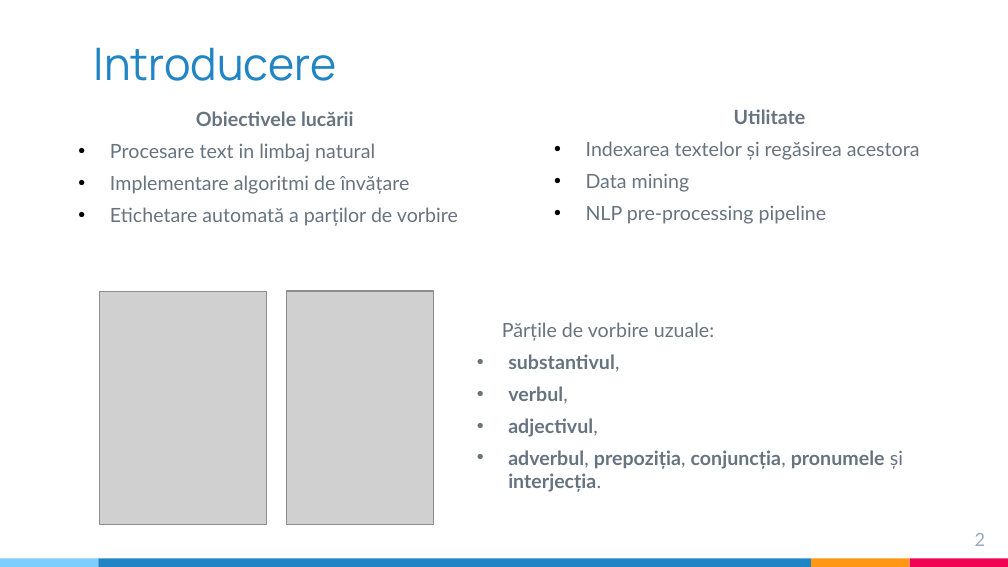
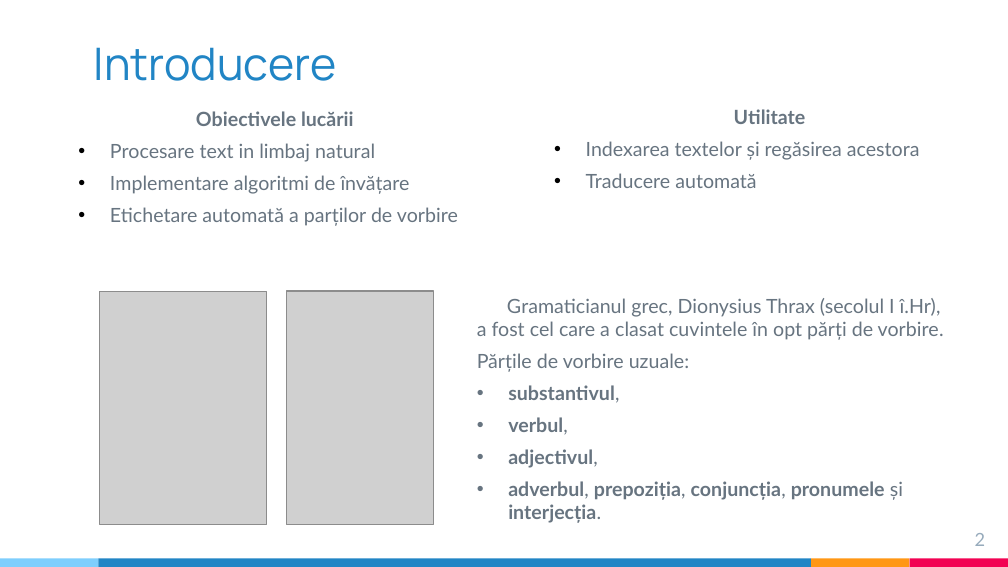
Before and after one commit to ST4NSB/part-of-speech-tagging, a slide deck: slide 2 of docs/pos_tagging_prezentare_Barbulescu.pptx. Drawn at 1008x567 pixels with LibreOffice and Linux fonts; fonts in the diff are those of the drawing; grey boxes stand for pictures. Boxes give left, top, right and bottom in pixels: in the first picture for what was removed or moved away, otherwise in the second. Text is boxed around its words. In the diff, an @@ line names an element or a change of style, - is before the commit and + after.

```diff
--- a/docs/pos_tagging_prezentare_Barbulescu.pptx
+++ b/docs/pos_tagging_prezentare_Barbulescu.pptx
@@ text at <box>586,173,756,188</box>: text changed @@
-• Data mining
-• NLP pre-processing pipeline
+• Traducere automată
@@ text "Gramaticianul grec, Dionysius Thrax (secolul ...": place and size @@
-text "Gramaticianul grec, Dionysius Thrax (secolul ..." at <box>502,322,903,492</box>
+text "Gramaticianul grec, Dionysius Thrax (secolul ..." at <box>477,298,944,500</box>
@@ text at <box>477,298,944,340</box>: paragraph added @@
+Gramaticianul grec, Dionysius Thrax (secolul I î.Hr), a fost cel care a clasat cuvintele în opt părți de vorbire.
```
Also in this commit, not shown: 11 other slides changed.
